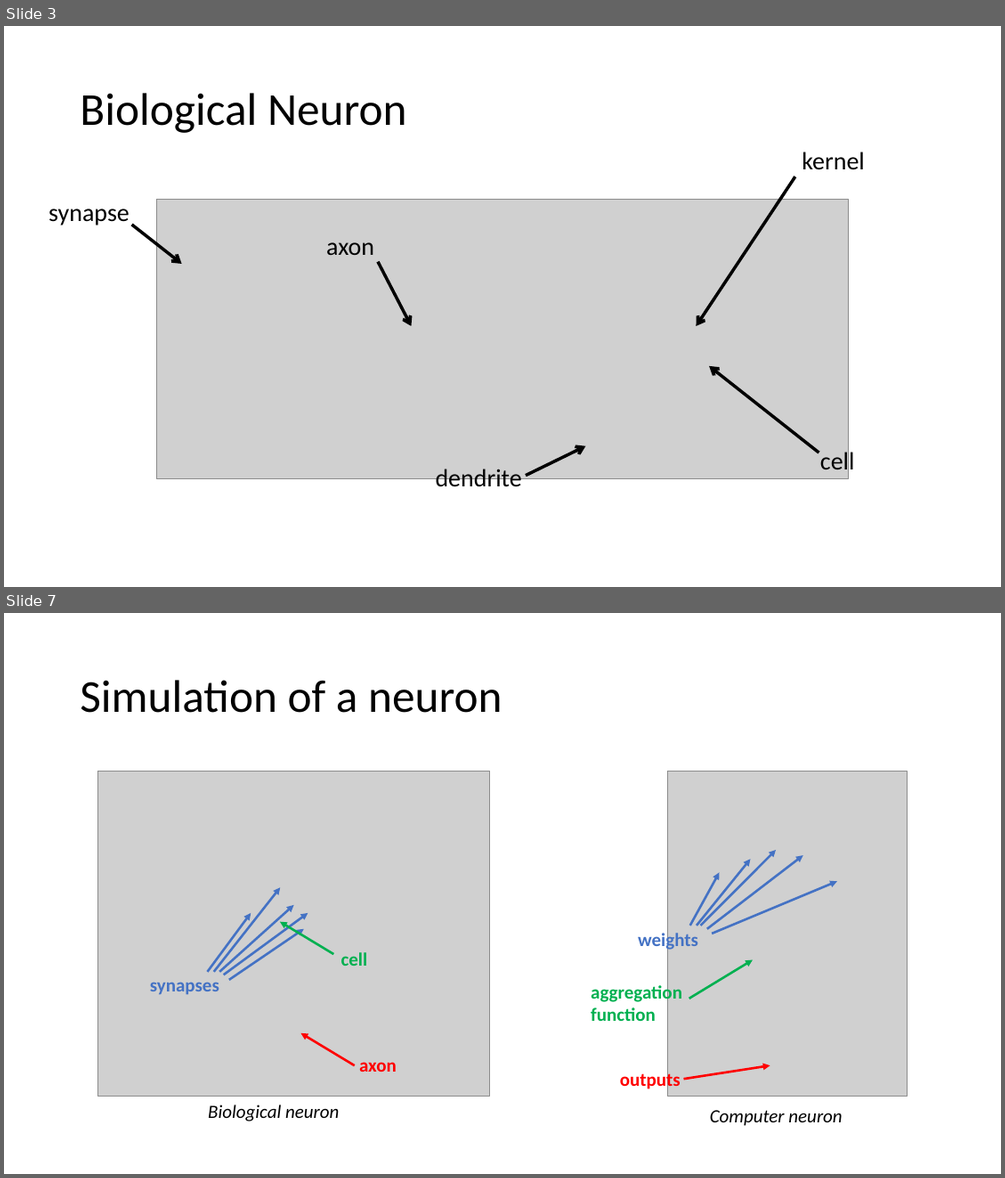
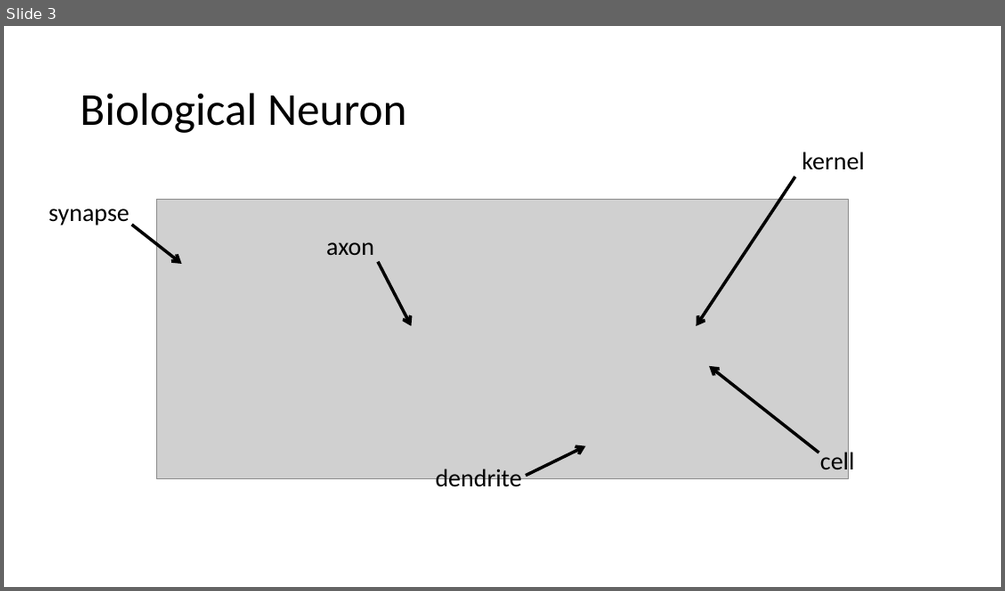
Before and after one commit to PRF-Development/DataAnalysisExtras, a slide deck: FromBiologyToComputers.pptx. Shown one above the other, each under a label of ours: slides 3 and 7 before the commit, slide 3 after it; the slides between them are not shown. The pictures are 1005x1178 and 1005x591 pixels, drawn with LibreOffice and Linux fonts; fonts in the diff are those of the drawing; grey boxes stand for pictures. Boxes give left, top, right and bottom in pixels: in the first picture for what was removed or moved away, otherwise in the second. Text is boxed around its words. In the diff, an @@ line names an element or a change of style, - is before the commit and + after.

Commit message:
bio neuron parts

```diff
--- a/FromBiologyToComputers.pptx
+++ b/FromBiologyToComputers.pptx
@@ slide 7 removed at [4,613,1001,1174], background #FFFFFF @@
@@ title removed at [80,680,502,713] @@
-Simulation of a neuron
@@ picture removed at [97,771,489,1096] @@
@@ picture removed at [668,771,907,1096] @@
@@ arrow removed from (701, 925) to (776, 850) @@
@@ arrow removed from (690, 925) to (720, 873) @@
@@ arrow removed from (696, 925) to (751, 859) @@
@@ arrow removed from (707, 929) to (803, 855) @@
@@ arrow removed from (214, 972) to (280, 887) @@
@@ arrow removed from (219, 972) to (294, 905) @@
@@ arrow removed from (712, 933) to (837, 882) @@
@@ arrow removed from (208, 972) to (251, 913) @@
@@ arrow removed from (224, 975) to (307, 913) @@
@@ arrow removed from (229, 980) to (304, 929) @@
@@ arrow removed from (334, 954) to (280, 922) @@
@@ text removed at [638,930,698,951] @@
-weights
@@ text removed at [341,952,368,965] @@
-cell
@@ text removed at [150,981,219,995] @@
-synapses
@@ text removed at [591,983,682,1021] @@
-aggregation function
@@ arrow removed from (689, 998) to (752, 960) @@
@@ arrow removed from (355, 1065) to (301, 1033) @@
@@ text removed at [359,1062,396,1071] @@
-axon
@@ arrow removed from (684, 1078) to (770, 1065) @@
@@ text removed at [620,1070,680,1092] @@
-outputs
@@ text removed at [208,1104,339,1121] @@
-Biological neuron
@@ text removed at [710,1110,841,1126] @@
-Computer neuron
```
Also in this commit, not shown: 3 other slides removed.
